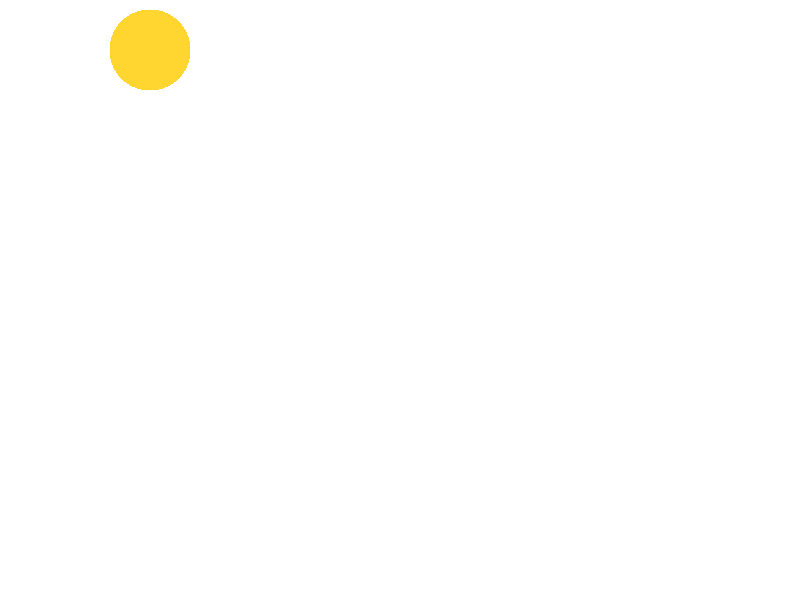
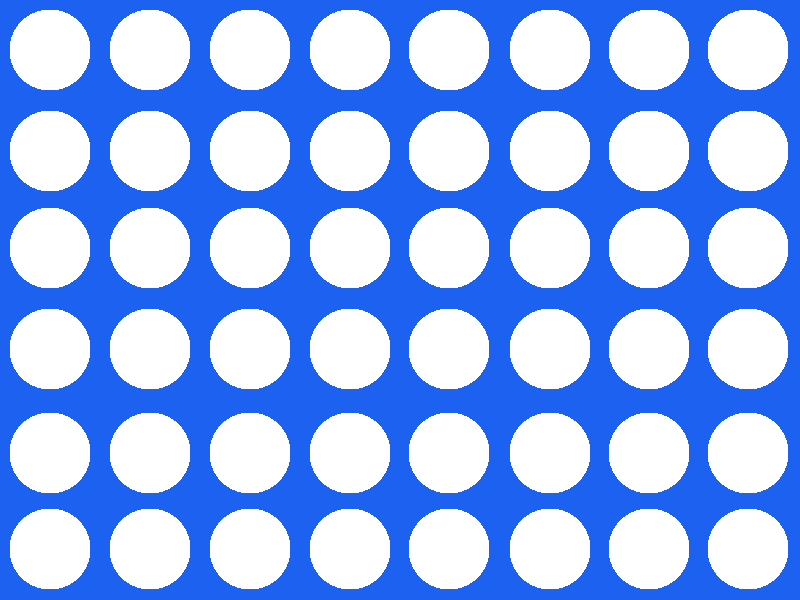
Comparing the layer stacks of the two 800 x 600 images. Changes:
hid "Yellow" over [110, 10, 190, 90]
showed "Board" over [0, 0, 800, 600]
